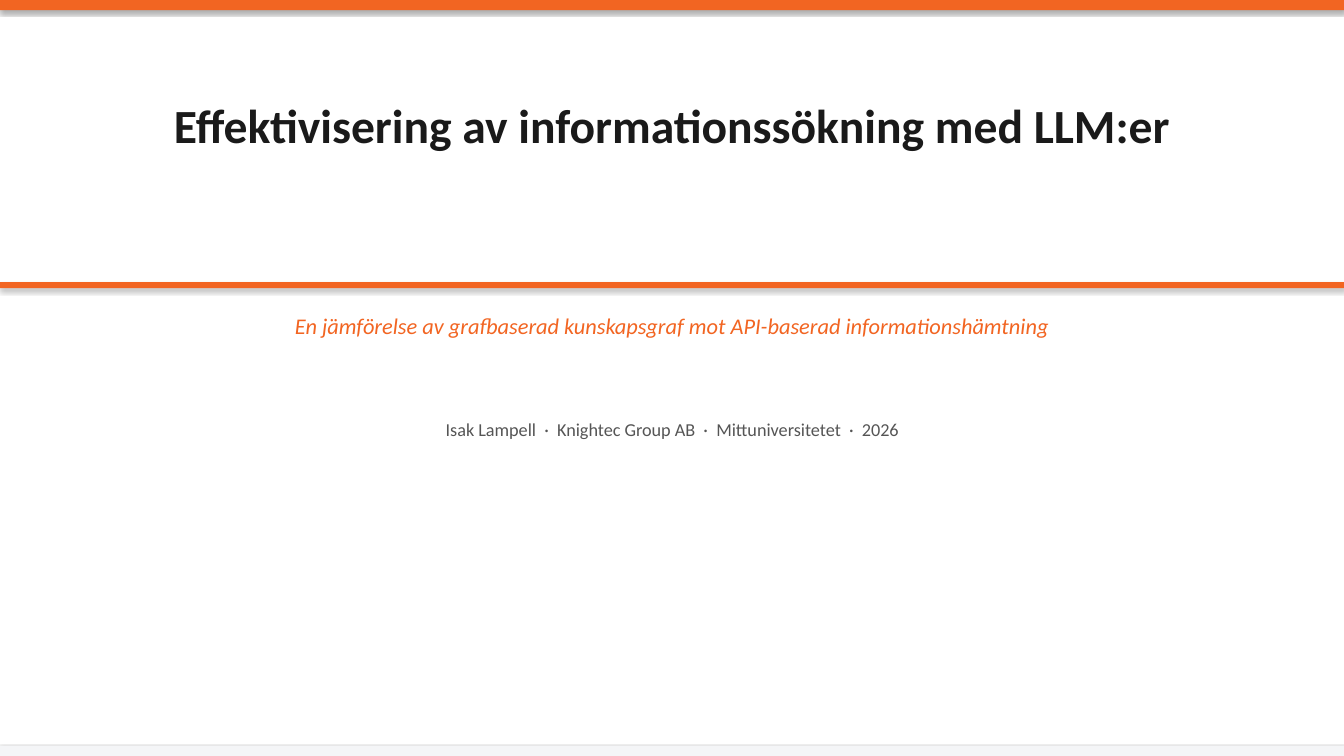
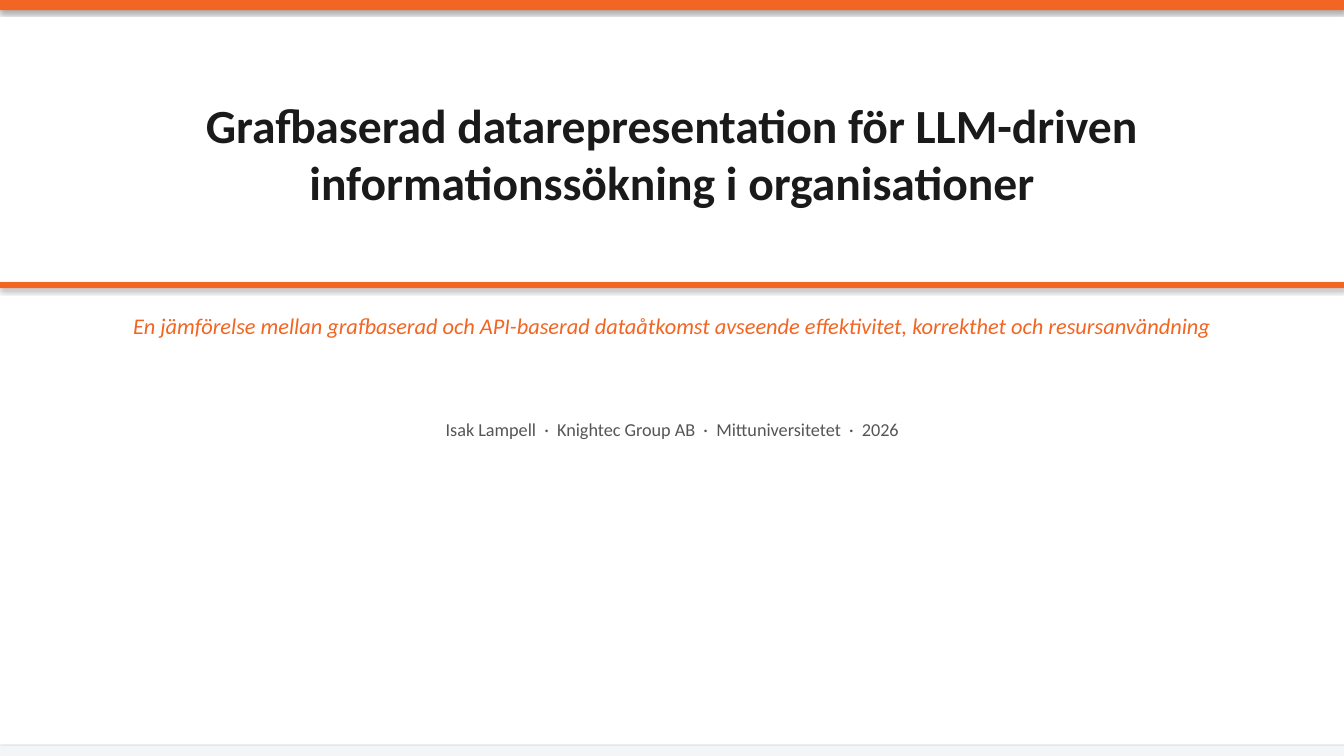
Before and after one commit to isak29/isak-bachelor-thesis, a slide deck: slide 1 of presentation/thesis_presentation_1.pptx. Drawn at 1344x756 pixels with LibreOffice and Linux fonts; fonts in the diff are those of the drawing. Boxes give left, top, right and bottom in pixels: in the first picture for what was removed or moved away, otherwise in the second. Text is boxed around its words. In the diff, an @@ line names an element or a change of style, - is before the commit and + after.

```diff
--- a/presentation/thesis_presentation_1.pptx
+++ b/presentation/thesis_presentation_1.pptx
@@ text at box(206, 109, 1138, 208): text changed @@
-Effektivisering av informationssökning med LLM:er
+Grafbaserad datarepresentation för LLM-driven informationssökning i organisationer
@@ text at box(133, 318, 1209, 338): text changed @@
-En jämförelse av grafbaserad kunskapsgraf mot API-baserad informationshämtning
+En jämförelse mellan grafbaserad och API-baserad dataåtkomst avseende effektivitet, korrekthet och resursanvändning
```
Also in this commit, not shown: 1 other slide changed, 2 slides added, 1 slide removed, 3 other files.
